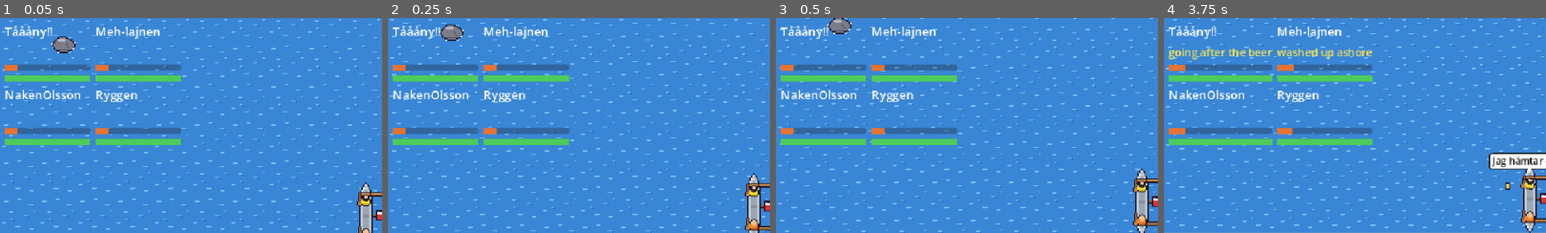
Above: before the commit, frames 1-4 (left to right).
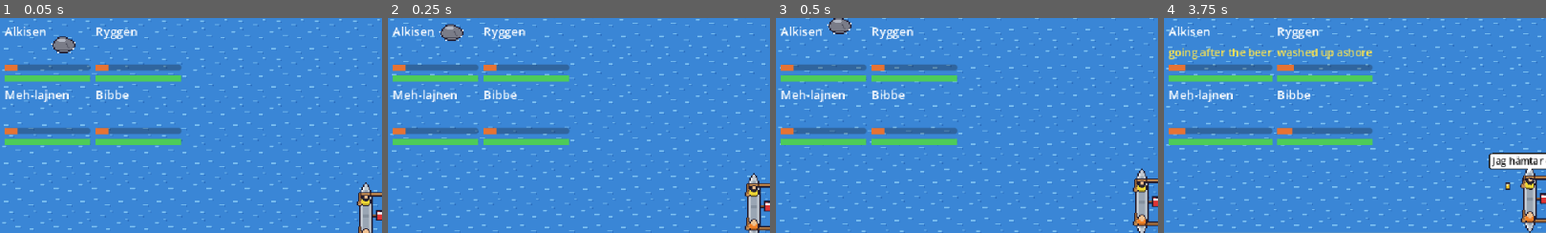
Above: after the commit, the same moments.

Repository: Freakling/PKSEI
Game: Godot game, scene res://scenes/main.tscn
Two runs of this game, one before a commit and one after it. Both use one fixed random seed, a clock stepped at 60 frames per second and the inputs below.
Inputs (mouse positions are % of the whole screen's width and height, from its top left):
- Up to frame 1 (0.05 s): no input
- Up to frame 2 (0.25 s): no input
- Up to frame 3 (0.5 s): no input
- Up to frame 4 (3.75 s): tap Enter (ui_accept) at 0.5, 0.77, 1.07 s; move the mouse to (72, 45) at 0.52 s; hold F6 (debug_beer_right) 0.53-1.25 s; click (72, 45) at 0.67 s; drag from (30, 55) to (8, 2) at 1.27 s; move the mouse to (60, 28) at 2.02 s; hold F6 (debug_beer_right) 2.03-2.75 s; drag from (45, 70) to (20, 35) at 2.77 s; move the mouse to (80, 65) at 3.52 s; hold F5 (debug_beer_left) from 3.53 s (still down)
The pictures show only the part of the screen within x 0-50%, y 3-53%; the shares and areas given below are measured in that part.

The runs differ from the first frame. In frame 1, 1.6% of the frame differs, in the area x 1-42%, y 3-40%; in frame 2, 1.6%; in frame 3, 1.6%; in frame 4, 1.6%, in the area x 1-47%, y 3-40%.

Commit message:
data: P-Erik joins the crew's names
Co-Authored-By: Claude Fable 5.1 <noreply@anthropic.com>

Diff:
--- a/data/names.tres
+++ b/data/names.tres
@@ -4,4 +4,4 @@
 
 [resource]
 script = ExtResource("1_names")
-names = PackedStringArray("Vajking", "Tåååny!!", "Ryggen", "Danne!", "Danne?", "Göras!", "Matte", "Bibbe", "NakenOlsson", "Skrattet", "Alkisen", "Meh-lajnen")
+names = PackedStringArray("Vajking", "Tåååny!!", "Ryggen", "Danne!", "Danne?", "Göras!", "Matte", "Bibbe", "NakenOlsson", "Skrattet", "Alkisen", "Meh-lajnen", "P-Erik")
Not shown, changed: design/decisions.md
Not shown, changed: design/gdd.md
Not shown, changed: design/itch-page.md
